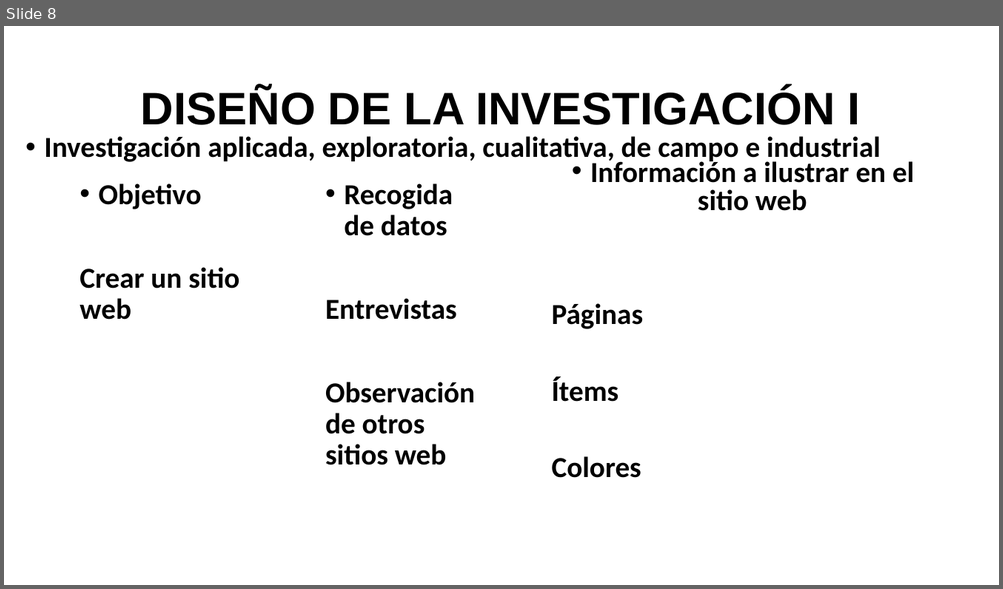
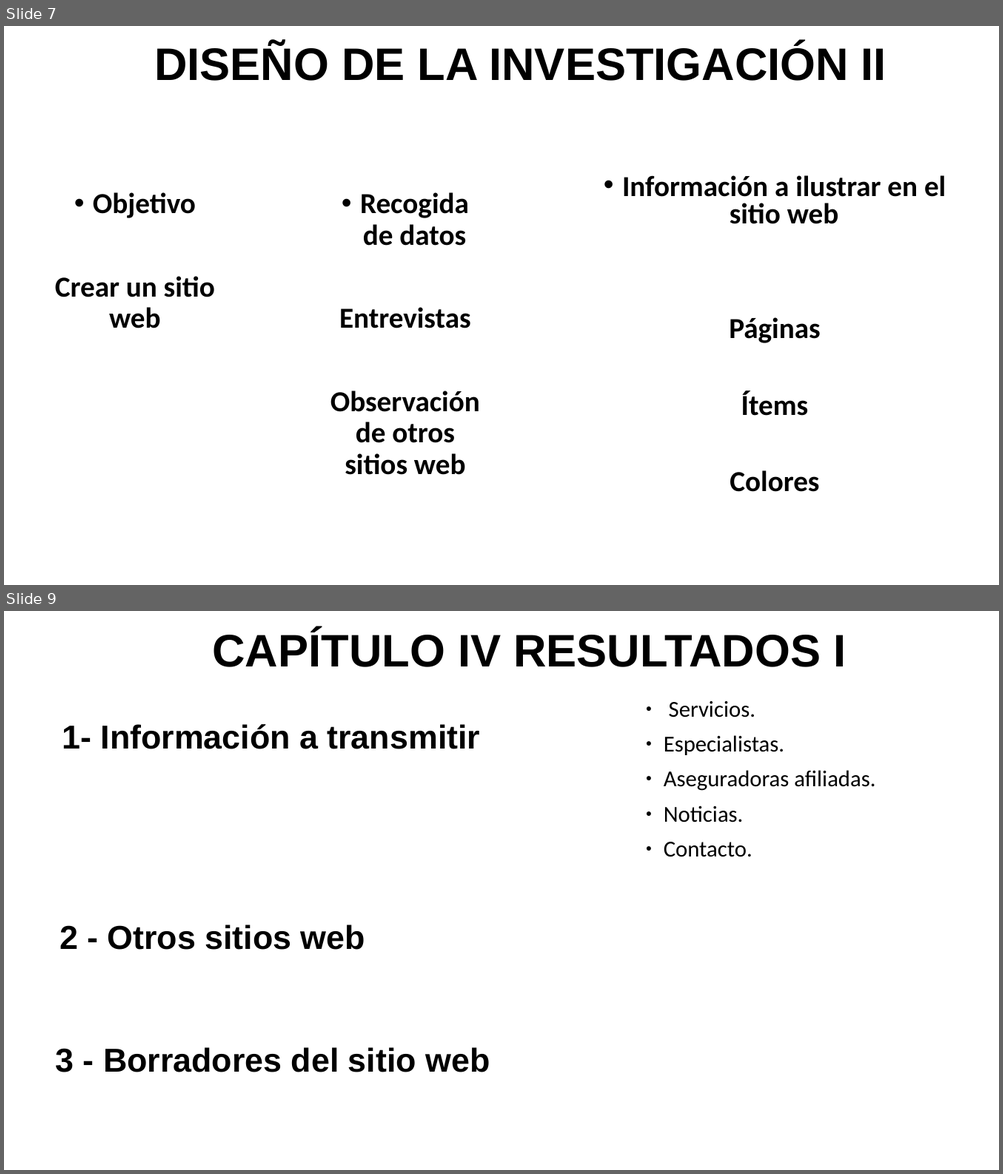
Before and after one commit to Aj4Mc/Pasantia, a slide deck: Presentacion servicio comunitario.pptm. Shown one above the other, each under a label of ours: slide 8 before the commit, slides 7 and 9 after it; the slides between them are not shown. The pictures are 1003x589 and 1003x1174 pixels, drawn with LibreOffice and Linux fonts; fonts in the diff are those of the drawing. Boxes give left, top, right and bottom in pixels: in the first picture for what was removed or moved away, otherwise in the second. Text is boxed around its words. In the diff, an @@ line names an element or a change of style, - is before the commit and + after.

```diff
--- a/Presentacion servicio comunitario.pptm
+++ b/Presentacion servicio comunitario.pptm
@@ slide 9 added at box(4, 611, 999, 1170), background #FFFFFF @@
@@ title added at box(212, 630, 845, 667), 44 pt, text #000000, bold @@
+CAPÍTULO IV RESULTADOS I
@@ text added at box(663, 701, 875, 857), 22 pt, text #000000 @@
+● Servicios.
+● Especialistas.
+● Aseguradoras afiliadas.
+● Noticias.
+● Contacto.
@@ text added at box(62, 724, 481, 749), 32 pt, text #000000, bold @@
+1- Información a transmitir
@@ text added at box(60, 925, 365, 950), 32 pt, text #000000, bold @@
+2 - Otros sitios web
@@ text added at box(55, 1048, 489, 1073), 32 pt, text #000000, bold @@
+3 - Borradores del sitio web
@@ what was slide 8 is now slide 7 @@
@@ slide 7 changed as well @@
@@ title at box(154, 43, 886, 81): text changed @@
-DISEÑO DE LA INVESTIGACIÓN I
+DISEÑO DE LA INVESTIGACIÓN II
@@ text removed at box(44, 136, 880, 164) @@
-• Investigación aplicada, exploratoria, cualitativa, de campo e industrial
@@ text "Información a ilustrar en el ...": place and size @@
-text "Información a ilustrar en el ..." at box(552, 158, 913, 478)
+text "Información a ilustrar en el ..." at box(622, 175, 945, 492)
@@ text "Objetivo" at box(55, 192, 215, 329): alignment left to centre @@
@@ text "Objetivo": place and size @@
-text "Objetivo" at box(79, 184, 239, 320)
+text "Objetivo" at box(55, 192, 215, 329)
@@ text "Recogida de datos": place and size @@
-text "Recogida de datos" at box(325, 184, 475, 466)
+text "Recogida de datos" at box(330, 192, 480, 475)
@@ text "Recogida de datos" at box(330, 192, 480, 475): alignment left to centre @@
@@ text at box(728, 318, 820, 492): alignment left to centre @@
```
Also in this commit, not shown: 3 other slides changed, 7 other slides added, 4 slides removed.
